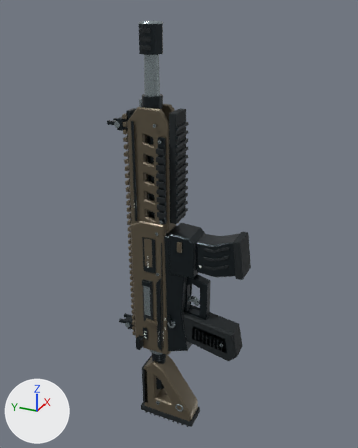
Renders of the glTF model app/public/squad/weapons/rifle.glb from each side of a commit.
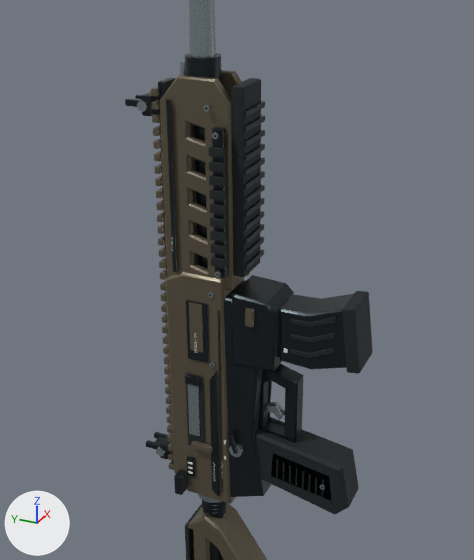
There are two pictures of each version: one whole from a 50 mm camera at (-0.678, -0.303, 0.403) aimed at (0.019, 0.01, 0.054), one close up on the part from 10% to 86% of the width and 14% to 87% of the height. Lighting does not change. The marker at lower left points along +X, +Y and +Z. The older version's two pictures come first. Where no turn or scale is listed for an object, it has been applied to the vertices. Vertices at exactly the same position are counted once.

The scene before the commit, as lines of its bpy script (objects in view):
```python
ob_01_cerakote_001 = bpy.data.objects.new('01_Cerakote.001', me_01_cerakote_001)
ob_01_cerakote_001.location = (0.0, 0.044, -0.19)
ob_02_graphite = bpy.data.objects.new('02_Graphite', me_02_graphite)
ob_02_graphite.location = (0.0, 0.0, 0.0)
ob_02_graphite_001 = bpy.data.objects.new('02_Graphite.001', me_02_graphite_001)
ob_02_graphite_001.location = (0.0, -0.023, 0.018)
ob_03_titanium = bpy.data.objects.new('03_Titanium', me_03_titanium)
ob_03_titanium.location = (0.0, 0.0, 0.0)
ob_04_elastomer = bpy.data.objects.new('04_Elastomer', me_04_elastomer)
ob_04_elastomer.location = (0.0, 0.0, 0.0)
ob_04_elastomer_001 = bpy.data.objects.new('04_Elastomer.001', me_04_elastomer_001)
ob_04_elastomer_001.location = (0.0, -0.023, 0.018)
# also in view: '01_Cerakote' at (0.0, 0.038, 0.03)
```
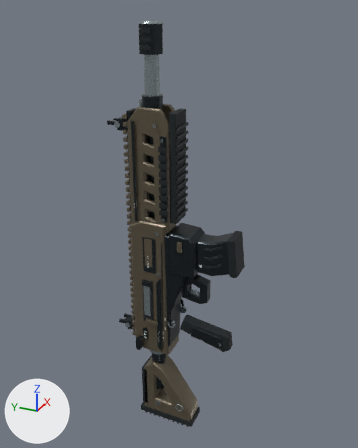
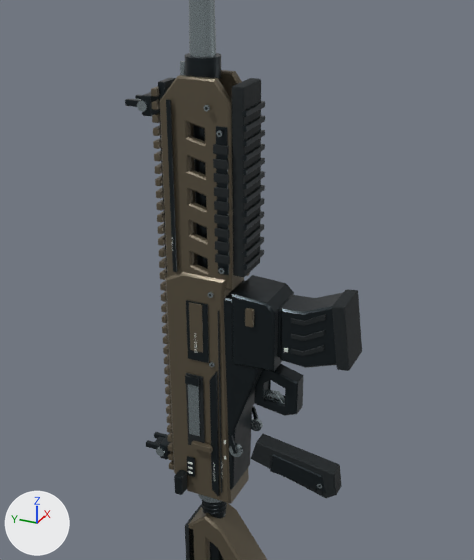
The newer file is also rescaled (x0.9), turned or shifted as a whole; pictures and numbers use the older file's frame.

Changed parts and their boxes [x1, y1, x2, y2] in the close-ups (474 x 560 px; the box of a moved part takes in the faces that stretch with it):
'02_Graphite', reshaped: before [125, 53, 331, 500]; after [125, 53, 325, 496]
'04_Elastomer', reshaped (10% narrower): before [186, 78, 359, 515]; after [186, 78, 342, 498]
'02_Graphite.001', reshaped (14% narrower): before [277, 294, 354, 369]; after [277, 292, 343, 368]
'04_Elastomer.001', reshaped (14% narrower): before [290, 291, 373, 374]; after [291, 289, 362, 371]
'03_Titanium', reshaped: before [137, 0, 325, 490]; after [137, 0, 322, 488]
part 1 of me_02_graphite, rebuilt: before [212, 127, 228, 278]; after [216, 126, 229, 275]
part 2 of me_02_graphite, rebuilt (8% narrower, 19% shorter): before [271, 453, 331, 500]; after [270, 454, 325, 492]
part 3 of me_02_graphite, moved or reshaped: before [154, 300, 304, 497]; after [154, 106, 304, 495]
part 4 of me_03_titanium, moved or reshaped: before [264, 402, 285, 420]; after [264, 390, 285, 404]
part 5 of me_04_elastomer, rebuilt (12% narrower, 34% shorter): before [255, 417, 359, 515]; after [251, 434, 342, 498]
part 6 of me_04_elastomer, deleted: before [209, 146, 226, 276]
part 7 of me_04_elastomer, cut back: before [218, 310, 222, 493]; after [213, 144, 230, 493]
part 8 of me_02_graphite_001, moved or reshaped: before [280, 294, 354, 369]; after [280, 292, 343, 368]
part 9 of me_04_elastomer_001, moved or reshaped: before [342, 291, 373, 374]; after [332, 289, 362, 371]

The change, as a list of edits to the scene's bpy script:
```text
Change me_02_graphite:
    remove me_02_graphite.from_pydata(...)  # 2190 vertices, 4208 faces; spans x -0.039..0.039, y -0.098..0.122, z -0.187..0.369
    add me_02_graphite.from_pydata(...)  # 2190 vertices, 4208 faces; spans x -0.039..0.039, y -0.09..0.122, z -0.188..0.369
    me_02_graphite part 1: the loose piece of 56 vertices spanning x -0.03..-0.024, y 0.013..0.023, z 0.073..0.213 is rebuilt with 56 vertices and now spans x -0.023..-0.019, y 0.013..0.024, z 0.073..0.213
    me_02_graphite part 2: the loose piece of 16 vertices spanning x -0.019..-0.015, y -0.098..-0.03, z -0.156..-0.115 is rebuilt with 16 vertices and now spans x -0.019..-0.015, y -0.09..-0.03, z -0.147..-0.118
    me_02_graphite part 3: 87 vertices moved from x -0.038..0.038, y -0.054..0.099, z -0.187..-0.098 to x -0.038..0.038, y -0.053..0.099, z -0.188..-0.064; 47 vertices removed from x -0.031..0.03, y 0.009..0.121, z -0.167..0.067; 47 vertices added at x -0.03..0.03, y 0.009..0.121, z -0.167..0.068
    other edits to the shape of me_02_graphite do not show in these pictures
Change me_03_titanium:
    remove me_03_titanium.from_pydata(...)  # 924 vertices, 1752 faces; spans x -0.035..0.035, y -0.09..0.118, z -0.17..0.372
    add me_03_titanium.from_pydata(...)  # 924 vertices, 1752 faces; spans x -0.028..0.028, y -0.087..0.118, z -0.17..0.372
    me_03_titanium part 4: the loose piece of 24 vertices spanning x -0.004..0.004, y -0.038..-0.011, z -0.086..-0.07 is moved by (0.0, 0.0, 0.014)
    other edits to the shape of me_03_titanium do not show in these pictures
Change me_04_elastomer:
    remove me_04_elastomer.from_pydata(...)  # 2802 vertices, 5360 faces; spans x -0.035..0.035, y -0.114..0.06, z -0.178..0.37
    add me_04_elastomer.from_pydata(...)  # 2802 vertices, 5360 faces; spans x -0.027..0.027, y -0.101..0.06, z -0.178..0.37
    me_04_elastomer part 5: the loose piece of 20 vertices spanning x -0.019..0.019, y -0.114..-0.008, z -0.173..-0.099 is rebuilt with 20 vertices and now spans x -0.018..0.0, y -0.101..-0.008, z -0.155..-0.109
    me_04_elastomer part 6: 20 loose pieces with 1036 vertices, spanning x -0.035..0.035, y 0.011..0.025, z 0.077..0.209, are deleted
    me_04_elastomer part 7: 45 vertices moved within x -0.026..0.026, y 0.021..0.023, z -0.178..0.036; 1008 vertices added at x -0.025..0.025, y 0.011..0.025, z 0.085..0.197
    other edits to the shape of me_04_elastomer do not show in these pictures
Change me_02_graphite_001:
    remove me_02_graphite_001.from_pydata(...)  # 80 vertices, 152 faces; spans x -0.019..0.019, y -0.0893..0.0045, z -0.029..0.0424
    add me_02_graphite_001.from_pydata(...)  # 80 vertices, 152 faces; spans x -0.018..0.018, y -0.0792..0.0045, z -0.029..0.0425
    me_02_graphite_001 part 8: 24 of 80 vertices moved; they spanned x -0.019..0.019, y -0.0893..-0.015, z -0.029..0.0424 and now span x -0.018..0.018, y -0.0792..-0.015, z -0.029..0.0425; mean shift (0.0, 0.0053, 0.0); largest move (-0.017, -0.0794, 0.0424) -> (-0.016, -0.0694, 0.0425)
Change me_04_elastomer_001:
    remove me_04_elastomer_001.from_pydata(...)  # 200 vertices, 372 faces; spans x -0.0215..0.0215, y -0.0951..-0.0266, z -0.0218..0.0438
    add me_04_elastomer_001.from_pydata(...)  # 200 vertices, 372 faces; spans x -0.0205..0.0205, y -0.0851..-0.0266, z -0.0218..0.0438
    me_04_elastomer_001 part 9: the loose piece of 56 vertices spanning x -0.0215..0.0215, y -0.0951..-0.0749, z -0.0218..0.0438 is scaled about its middle by (0.951, 1, 1), then moved by (0.0, 0.01, 0.0)
    other edits to the shape of me_04_elastomer_001 do not show in these pictures
```
